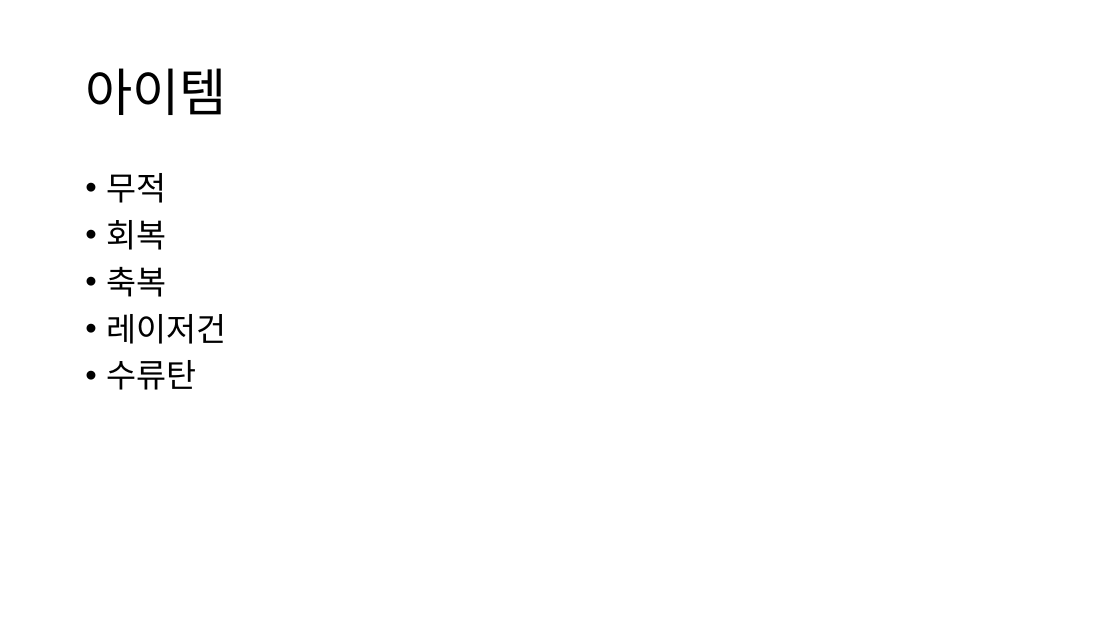
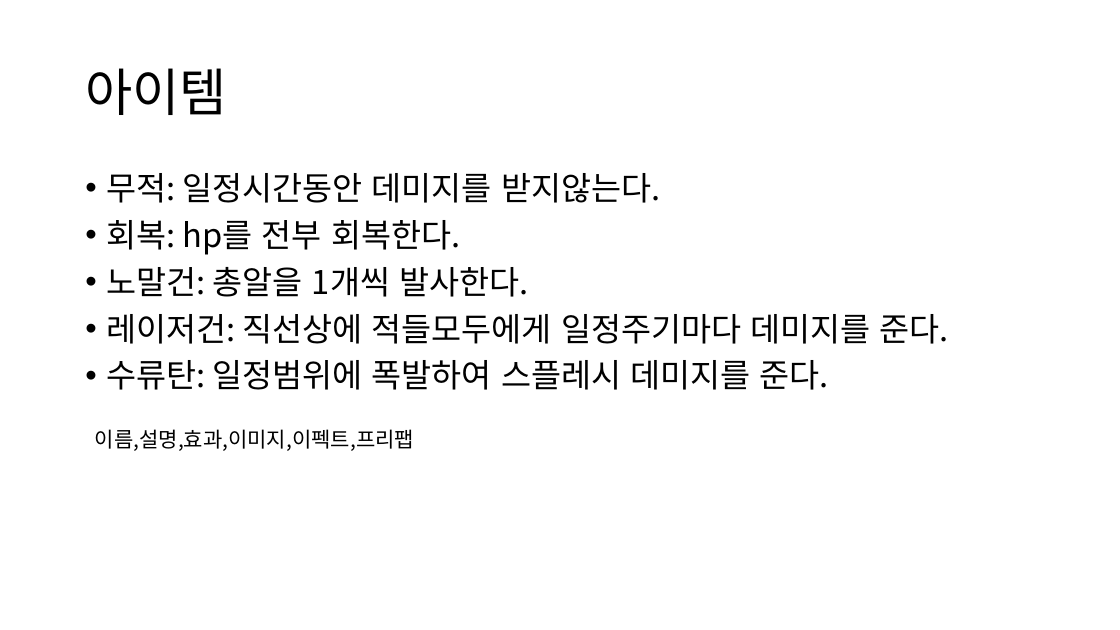
Before and after one commit to ShadowKingdoms/2021.G.D.T.C.-Programing-Designer-, a slide deck: slide 8 of GameUIUXPrograming/Document/여우의 모험.pptx. Drawn at 1120x630 pixels with LibreOffice and Linux fonts; fonts in the diff are those of the drawing. Boxes give left, top, right and bottom in pixels: in the first picture for what was removed or moved away, otherwise in the second. Text is boxed around its words. In the diff, an @@ line names an element or a change of style, - is before the commit and + after.

Commit message:
아이템관리자 및 아이템관리자 텍스트에셋사용하기

```diff
--- a/GameUIUXPrograming/Document/여우의 모험.pptx
+++ b/GameUIUXPrograming/Document/여우의 모험.pptx
@@ text at (106, 173, 948, 390): text changed @@
-• 무적
-• 회복
-• 축복
-• 레이저건
-• 수류탄
+• 무적: 일정시간동안 데미지를 받지않는다.
+• 회복: hp를 전부 회복한다.
+• 노말건: 총알을 1개씩 발사한다.
+• 레이저건: 직선상에 적들모두에게 일정주기마다 데미지를 준다.
+• 수류탄: 일정범위에 폭발하여 스플레시 데미지를 준다.
@@ text added at (95, 429, 414, 451), 18 pt, text #000000 @@
+이름,설명,효과,이미지,이펙트,프리팹
```
Also in this commit, not shown: 7 other slides changed, 36 other files.
